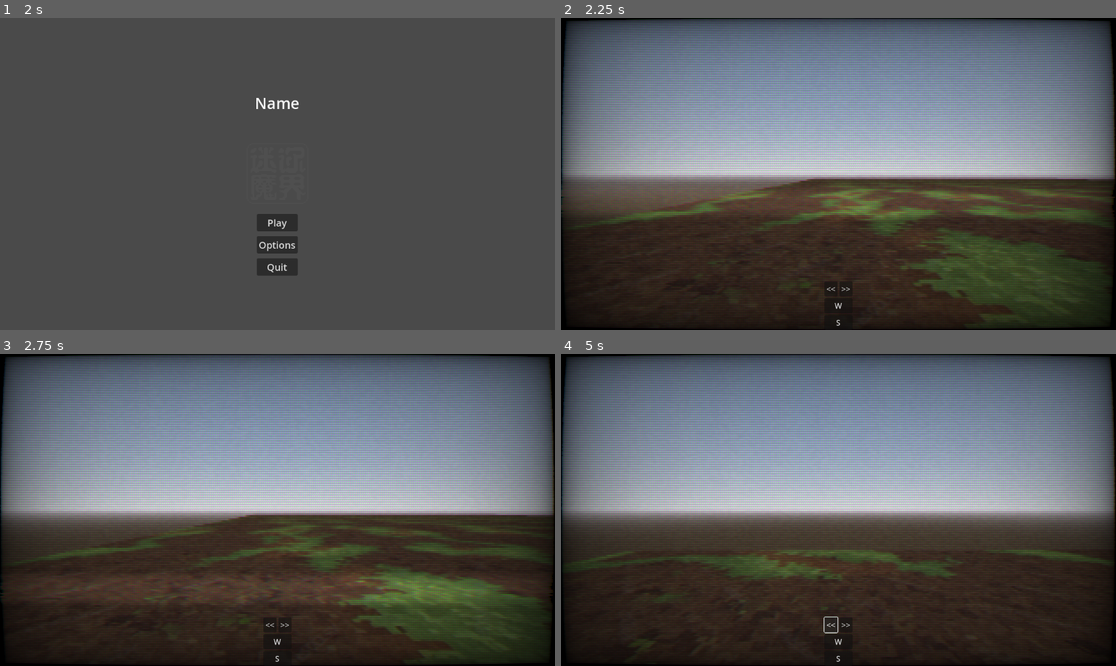
Above: before the commit, frames 1-4 (two rows, left to right).
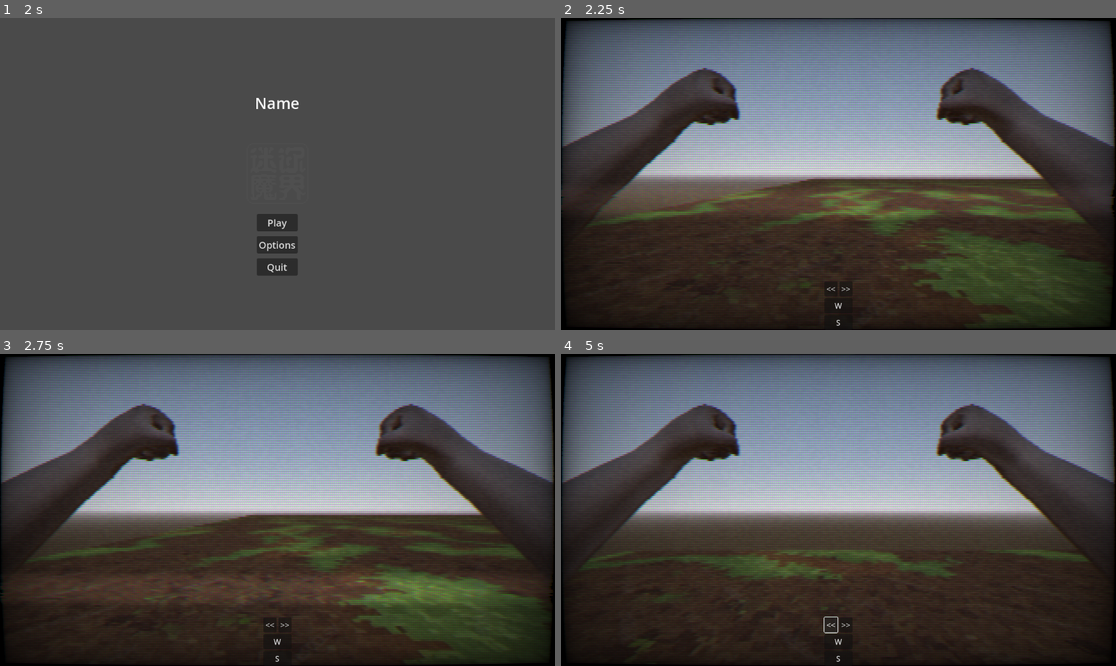
Above: after the commit, the same moments.

Repository: vinelin/godot-Booom
Game: Godot game, scene res://scenes/level/level_1/level_1.tscn
Same seed, same stepped clock (60 frames per second), same inputs: the game is played once before the commit and once after it.
Inputs:
- Up to frame 1 (2 s): tap Enter (ui_accept) at 0.5, 0.77 s; hold Right (ui_right) 0.53-1.25 s; click "Play" at 1.25 s
- Up to frame 2 (2.25 s): click "Play" at 2 s
- Up to frame 3 (2.75 s): no input
- Up to frame 4 (5 s): hold Down (ui_down) 2.78-3.53 s; tap Enter (ui_accept) at 3.02 s; hold Right (ui_right) 3.53-4.25 s; click "<<" at 4.25 s

Frame 1 is identical in both runs. In frame 2, 12% of the frame differs, in the area x 0-100%, y 16-68%; in frame 3, 12%; in frame 4, 12%.

Commit message:
导入一个胳膊

Diff:
--- a/Project_1/entities/player/player.tscn
+++ b/Project_1/entities/player/player.tscn
@@ -1,6 +1,7 @@
-[gd_scene load_steps=7 format=3 uid="uid://dmdvyspy6prrm"]
+[gd_scene load_steps=8 format=3 uid="uid://dmdvyspy6prrm"]
 
 [ext_resource type="Script" path="res://entities/player/player.gd" id="1_8d4x2"]
+[ext_resource type="PackedScene" uid="uid://fkt3vltjpyn7" path="res://entities/player/psx_first_person_arms.tscn" id="2_f7swo"]
 [ext_resource type="Shader" path="res://shaders/CRT.gdshader" id="2_obkwn"]
 
 [sub_resource type="CapsuleMesh" id="CapsuleMesh_25ila"]
@@ -41,6 +42,9 @@
 mesh = SubResource("BoxMesh_pvf2p")
 
 [node name="Camera3D" type="Camera3D" parent="."]
+
+[node name="PSX_First_Person_Arms" parent="Camera3D" instance=ExtResource("2_f7swo")]
+transform = Transform3D(-1, 0, -8.74228e-08, 0, 1, 0, 8.74228e-08, 0, -1, 0, -1.58557, 0.000464678)
 
 [node name="CanvasLayer" type="CanvasLayer" parent="."]
 
--- /dev/null
+++ b/Project_1/entities/player/psx_first_person_arms.tscn
@@ -0,0 +1,57 @@
+[gd_scene load_steps=2 format=3 uid="uid://fkt3vltjpyn7"]
+
+[ext_resource type="PackedScene" uid="uid://bl5kdhneesci" path="res://entities/player/PSX_First_Person_Arms.glb" id="1_anxo4"]
+
+[node name="PSX_First_Person_Arms" instance=ExtResource("1_anxo4")]
+
+[node name="Skeleton3D" parent="arms_armature" index="0"]
+bones/2/rotation = Quaternion(-0.559948, -0.414083, -0.287512, 0.657519)
+bones/3/rotation = Quaternion(0.294223, 0.693023, -0.620203, 0.220229)
+bones/4/rotation = Quaternion(0.525403, -0.161166, 0.662771, 0.508638)
+bones/5/rotation = Quaternion(-0.559948, 0.414083, 0.287512, 0.657519)
+bones/6/rotation = Quaternion(0.294223, -0.693023, 0.620203, 0.220229)
+bones/7/rotation = Quaternion(0.525403, 0.161167, -0.662771, 0.508638)
+bones/8/position = Vector3(0.239927, 1.64848, 0.264803)
+bones/8/rotation = Quaternion(-0.457468, -0.822009, 0.0559587, 0.334504)
+bones/9/rotation = Quaternion(-0.0128282, 0.0155891, -0.708253, 0.70567)
+bones/10/rotation = Quaternion(0.106666, 0.757044, -0.0276167, 0.644006)
+bones/11/rotation = Quaternion(0.607524, -0.0335636, -0.0309626, 0.792988)
+bones/12/rotation = Quaternion(0.556689, -0.00460996, 0.0328454, 0.830058)
+bones/13/rotation = Quaternion(0.673289, 0.0266768, -0.0114418, 0.738809)
+bones/14/rotation = Quaternion(0.0445707, 0.535473, 0.32832, 0.776845)
+bones/15/rotation = Quaternion(0.323055, -0.0173765, 0.00325232, 0.946215)
+bones/16/rotation = Quaternion(0.490693, -0.0204748, 0.00453313, 0.87108)
+bones/17/rotation = Quaternion(0.0490461, 0.690754, -0.0718411, 0.717838)
+bones/18/rotation = Quaternion(0.574563, 0.0137335, -0.0066402, 0.818318)
+bones/19/rotation = Quaternion(0.545119, -0.0142989, 0.0144166, 0.838112)
+bones/20/rotation = Quaternion(0.677877, -0.0138884, 0.0158568, 0.734873)
+bones/21/rotation = Quaternion(0.00151057, 0.678671, -0.0964992, 0.728074)
+bones/22/rotation = Quaternion(0.601178, 0.0244091, 0.00225199, 0.798739)
+bones/23/rotation = Quaternion(0.534533, 0.00283199, 0.0224471, 0.844845)
+bones/24/rotation = Quaternion(0.689123, -0.000262268, 0.000224079, 0.724644)
+bones/25/rotation = Quaternion(-0.00698561, 0.64412, -0.134169, 0.753034)
+bones/26/rotation = Quaternion(0.644902, 0.00572128, 0.0436152, 0.762999)
+bones/27/rotation = Quaternion(0.495722, -0.0102205, -0.00866059, 0.868378)
+bones/28/rotation = Quaternion(0.687627, 0.00472417, 0.0279202, 0.725512)
+bones/29/position = Vector3(-0.239927, 1.64848, 0.264803)
+bones/29/rotation = Quaternion(-0.457468, 0.822009, -0.0559587, 0.334504)
+bones/30/rotation = Quaternion(-0.0128282, -0.0155891, 0.708253, 0.70567)
+bones/31/rotation = Quaternion(0.106666, -0.757044, 0.0276167, 0.644006)
+bones/32/rotation = Quaternion(0.607524, 0.0335636, 0.0309626, 0.792988)
+bones/33/rotation = Quaternion(0.556689, 0.00460995, -0.0328454, 0.830058)
+bones/34/rotation = Quaternion(0.673289, -0.0266769, 0.0114418, 0.738809)
+bones/35/rotation = Quaternion(0.0445706, -0.535473, -0.32832, 0.776845)
+bones/36/rotation = Quaternion(0.323055, 0.0173765, -0.00325232, 0.946215)
+bones/37/rotation = Quaternion(0.490693, 0.0204748, -0.00453315, 0.87108)
+bones/38/rotation = Quaternion(0.0490461, -0.690754, 0.0718411, 0.717838)
+bones/39/rotation = Quaternion(0.574563, -0.0137335, 0.00664021, 0.818318)
+bones/40/rotation = Quaternion(0.545119, 0.0142989, -0.0144166, 0.838112)
+bones/41/rotation = Quaternion(0.677877, 0.0138884, -0.0158568, 0.734873)
+bones/42/rotation = Quaternion(0.00151056, -0.678671, 0.0964992, 0.728074)
+bones/43/rotation = Quaternion(0.601178, -0.0244091, -0.002252, 0.798739)
+bones/44/rotation = Quaternion(0.534533, -0.00283198, -0.0224471, 0.844845)
+bones/45/rotation = Quaternion(0.689123, 0.000262275, -0.000224118, 0.724644)
+bones/46/rotation = Quaternion(-0.00698564, -0.64412, 0.134169, 0.753034)
+bones/47/rotation = Quaternion(0.644902, -0.00572127, -0.0436152, 0.762999)
+bones/48/rotation = Quaternion(0.495722, 0.0102205, 0.00866058, 0.868378)
+bones/49/rotation = Quaternion(0.687627, -0.00472416, -0.0279202, 0.725512)
Binary file added: Project_1/entities/player/PSX_First_Person_Arms.glb
Not shown, added: Project_1/entities/player/PSX_First_Person_Arms.glb.import
Binary file added: Project_1/entities/player/PSX_First_Person_Arms_arms.png
Not shown, added: Project_1/entities/player/PSX_First_Person_Arms_arms.png.import
